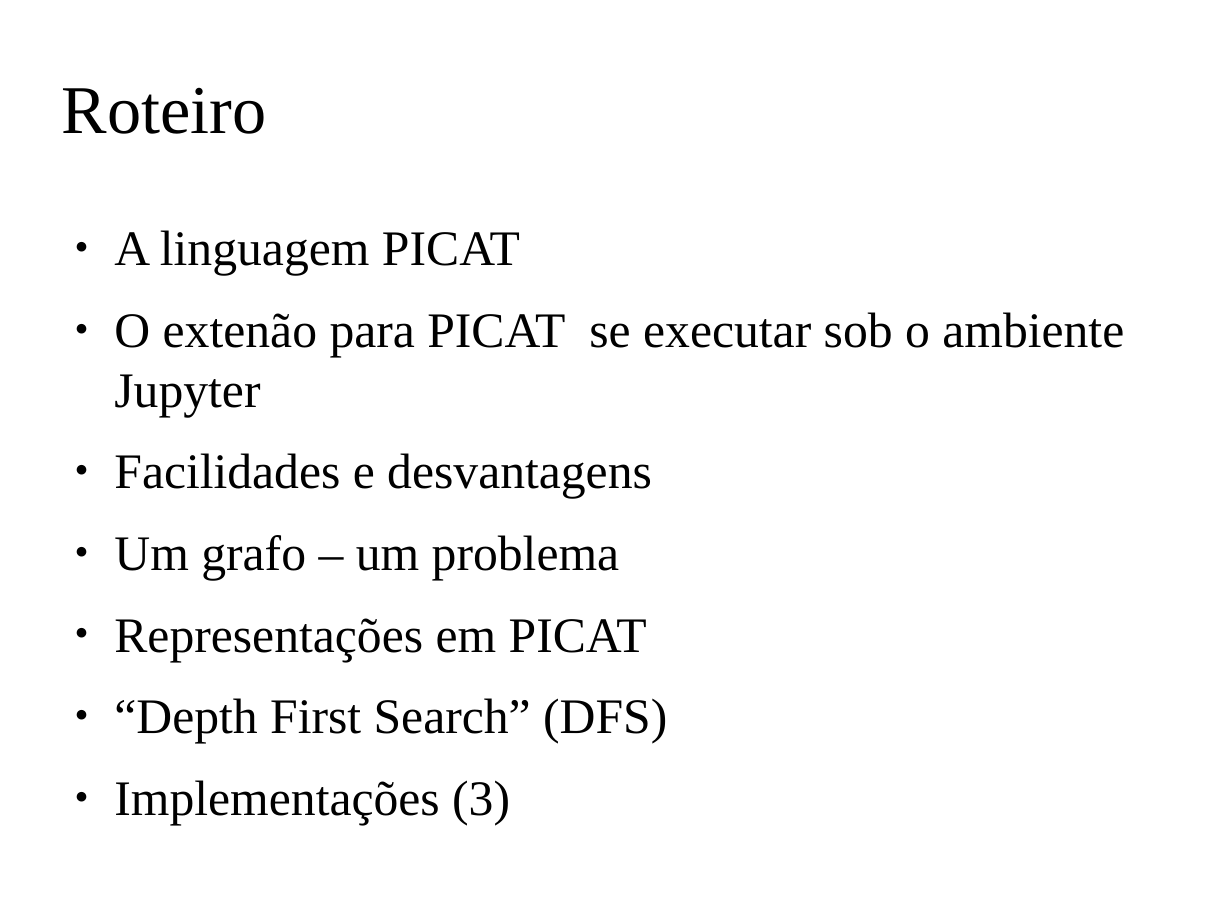
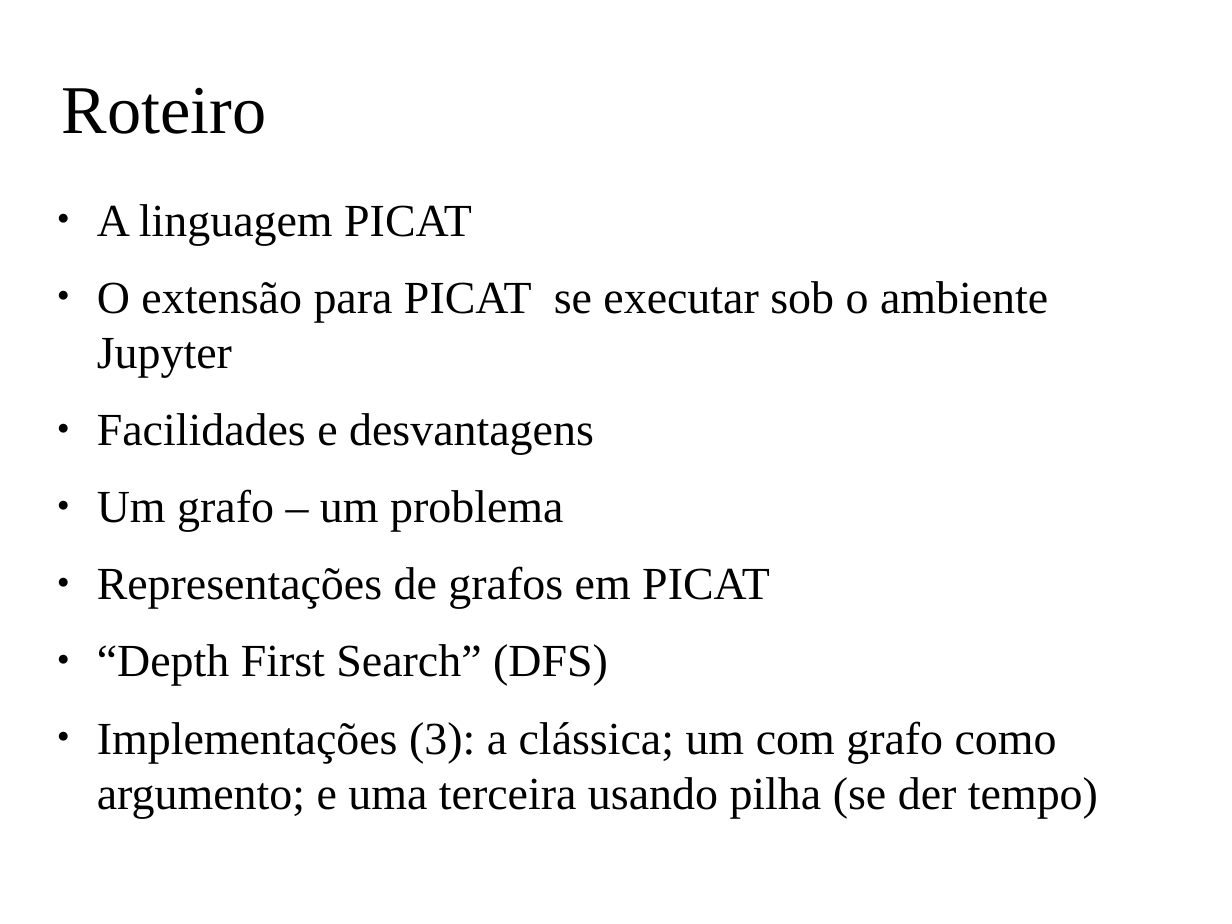
Before and after one commit to claudiosa/CCS, a slide deck: slide 2 of picat/YOUTUBE_dfs_jupyter_picat/slides_picat_jupyter_dfs.odp. Drawn at 1232x924 pixels with LibreOffice and Linux fonts; fonts in the diff are those of the drawing; background and template pictures are left out. Boxes give left, top, right and bottom in pixels: in the first picture for what was removed or moved away, otherwise in the second. Text is boxed around its words. In the diff, an @@ line names an element or a change of style, - is before the commit and + after.

```diff
--- a/picat/YOUTUBE_dfs_jupyter_picat/slides_picat_jupyter_dfs.odp
+++ b/picat/YOUTUBE_dfs_jupyter_picat/slides_picat_jupyter_dfs.odp
@@ text "A linguagem PICAT": place and size @@
-text "A linguagem PICAT" at [114,230,1124,743]
+text "A linguagem PICAT" at [97,204,1098,818]
@@ text at [97,204,608,686]: size 32 to 29.6 pt in "A linguagem PICAT", "Facilidades e desvantagens", "Um grafo – um problema", "“Depth First Search” (DFS)" @@
@@ text at [97,281,1048,377]: text changed; size 32 to 29.6 pt @@
-● O extenão para PICAT se executar sob o ambiente Jupyter
+● O extensão para PICAT se executar sob o ambiente Jupyter
@@ text at [97,566,770,609]: text changed; size 32 to 29.6 pt @@
-● Representações em PICAT
+● Representações de grafos em PICAT
@@ text at [97,721,1098,818]: text changed; size 32 to 29.6 pt @@
-● Implementações (3)
+● Implementações (3): a clássica; um com grafo como argumento; e uma terceira usando pilha (se der tempo)
```
Also in this commit, not shown: 2 other slides changed, 5 slides added, 15 other files.
